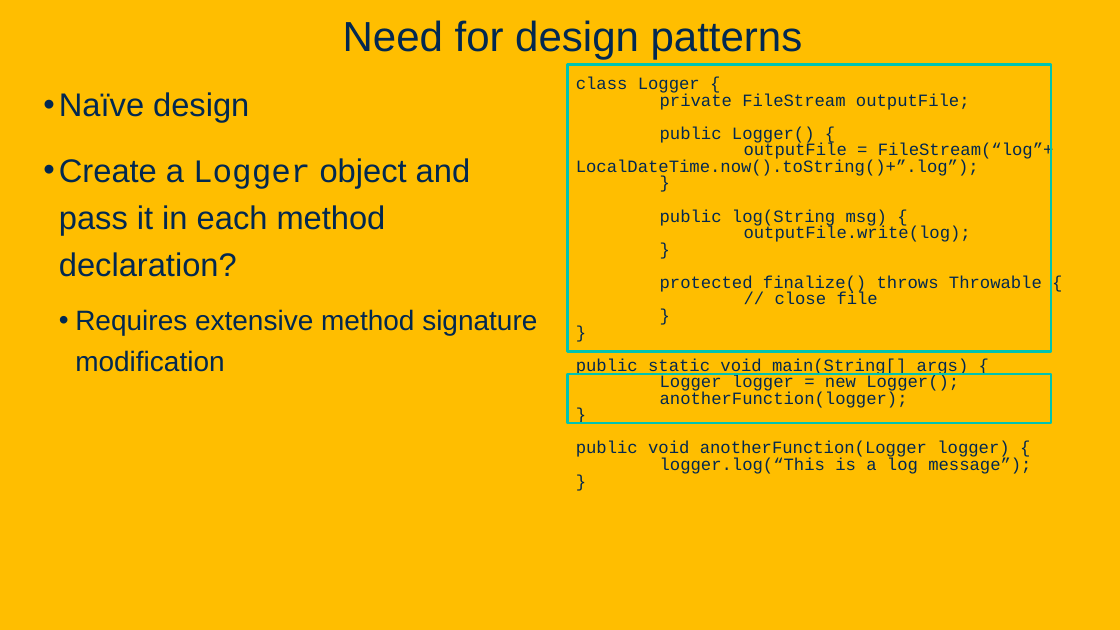
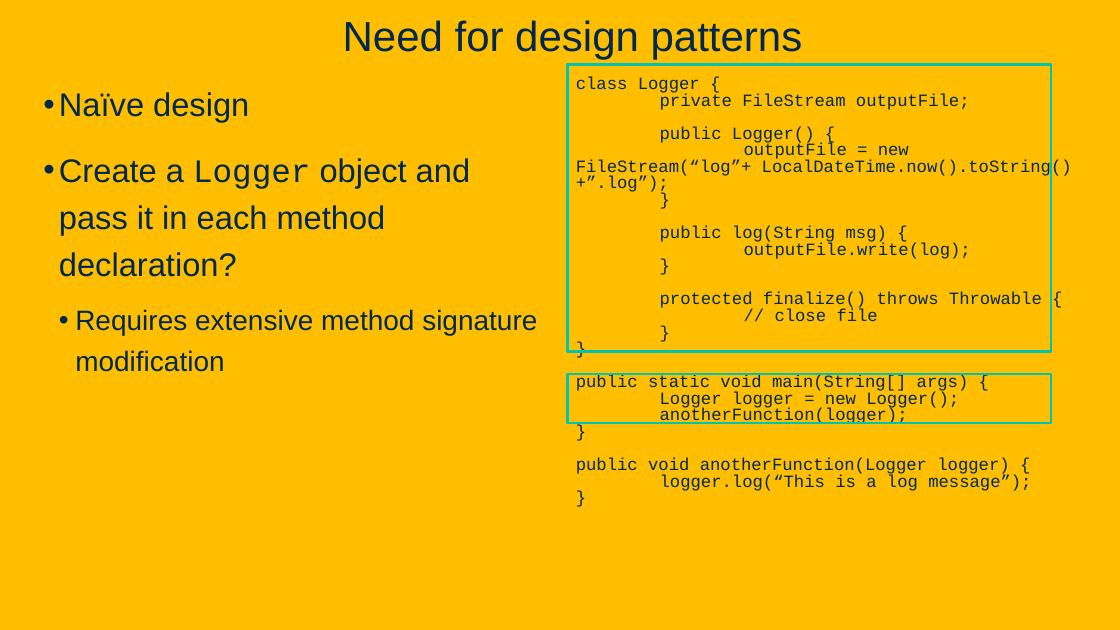
Before and after one commit to davsec-teaching/ECS_160, a slide deck: slide 18 of slides/DesignPatterns.pptx (slide 17 before the commit). Drawn at 1120x630 pixels with LibreOffice and Linux fonts; fonts in the diff are those of the drawing; background and template pictures are left out. Boxes give left, top, right and bottom in pixels: in the first picture for what was removed or moved away, otherwise in the second. Text is boxed around its words. In the diff, an @@ line names an element or a change of style, - is before the commit and + after.

Commit message:
update design patterns bug fixes

```diff
--- a/slides/DesignPatterns.pptx
+++ b/slides/DesignPatterns.pptx
@@ text at (576, 143, 1072, 195): text changed @@
-outputFile = FileStream(“log”+ LocalDateTime.now().toString()+”.log”);
+outputFile = new FileStream(“log”+ LocalDateTime.now().toString()+”.log”);
```
Also in this commit, not shown: 18 other slides changed, 1 slide added, 1 other file.
